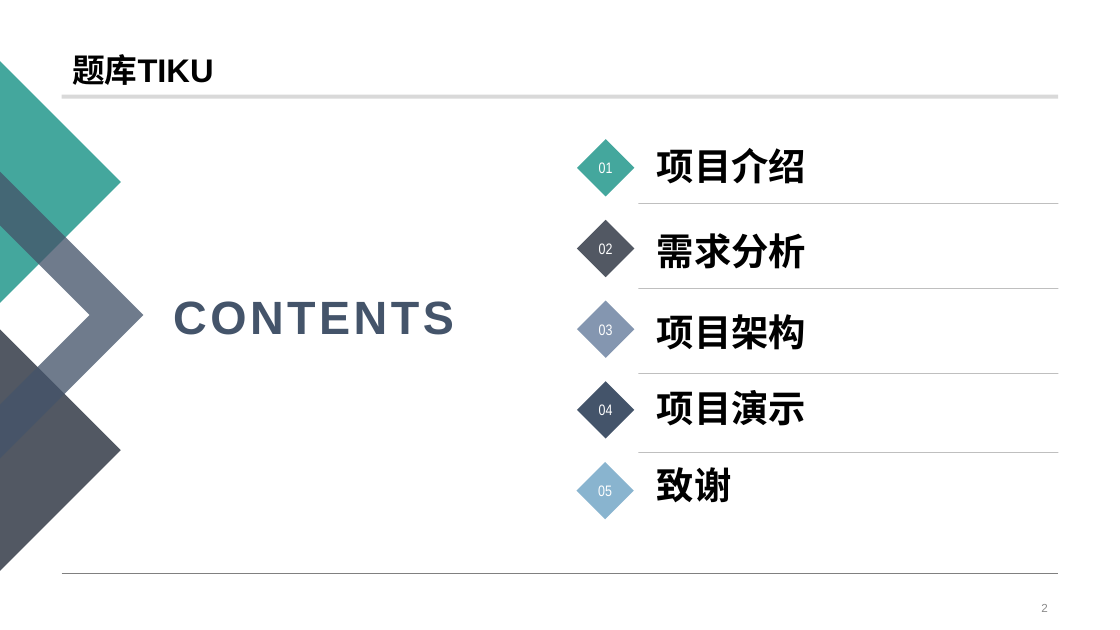
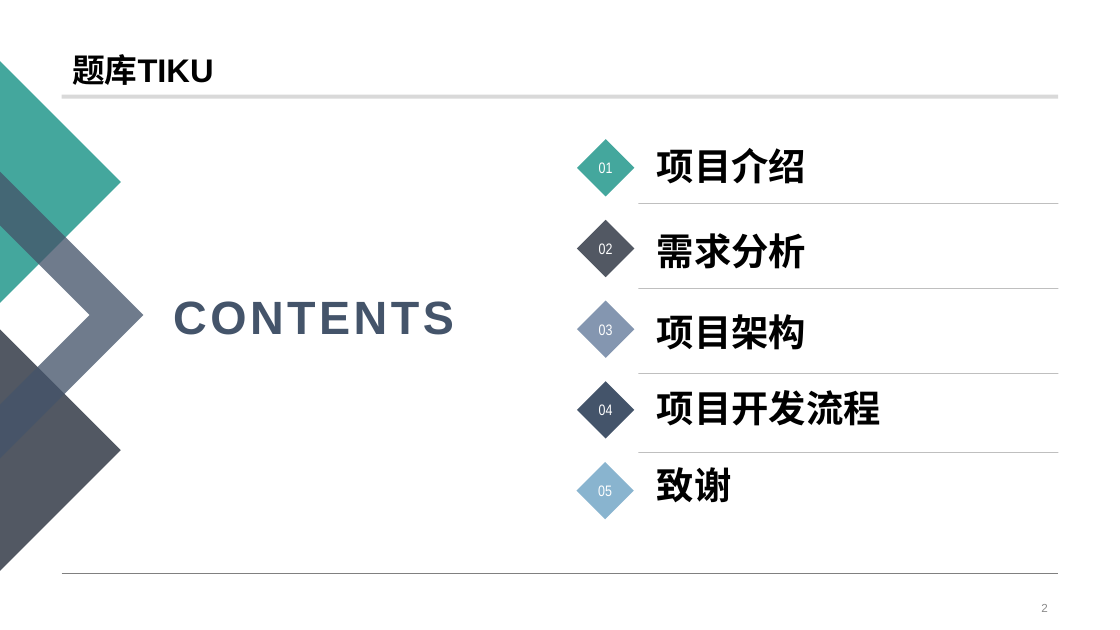
Before and after one commit to scau-tuzi/tiku, a slide deck: slide 2 of doc/prjmgnt/汇报的.pptx. Drawn at 1120x630 pixels with LibreOffice and Linux fonts; fonts in the diff are those of the drawing. Boxes give left, top, right and bottom in pixels: in the first picture for what was removed or moved away, otherwise in the second. Text is boxed around its words. In the diff, an @@ line names an element or a change of style, - is before the commit and + after.

Commit message:
ppt

```diff
--- a/doc/prjmgnt/汇报的.pptx
+++ b/doc/prjmgnt/汇报的.pptx
@@ text at box(657, 390, 881, 426): text changed @@
-项目演示
+项目开发流程
```
Also in this commit, not shown: 1 other slide changed, 7 slides added.
